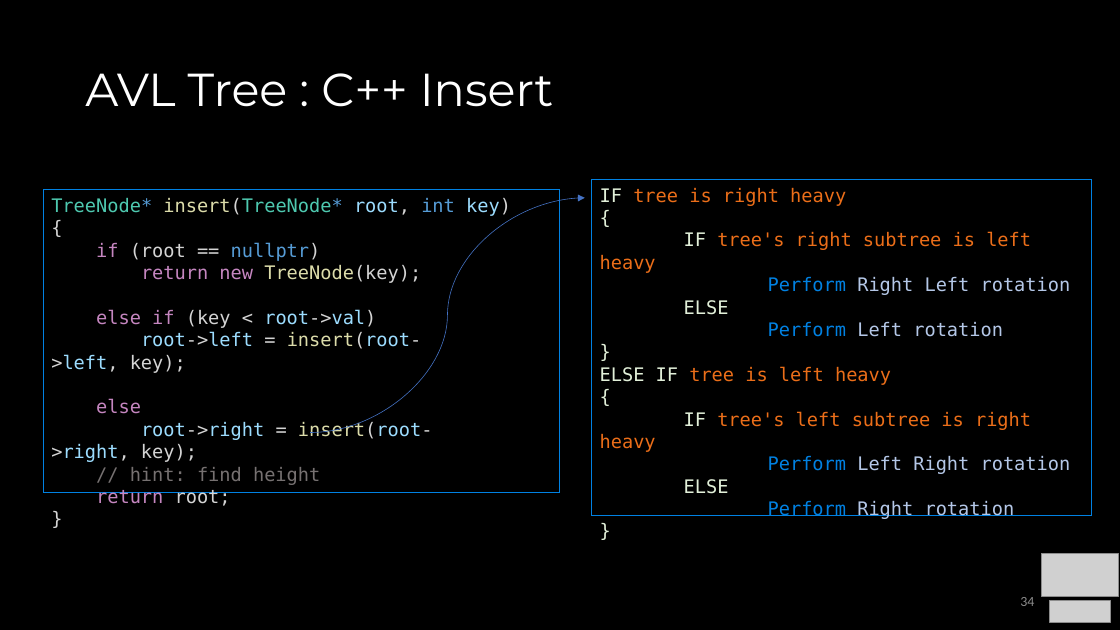
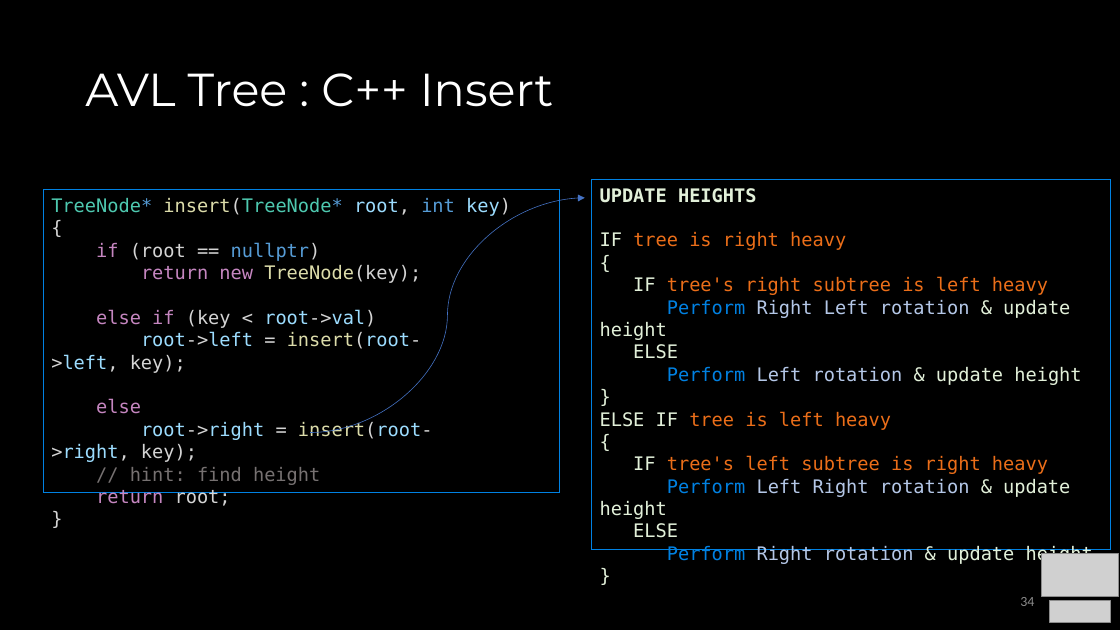
Before and after one commit to COP3530/Instructional-Content, a slide deck: slide 34 of Slides/Slides-PPT/4 - Balanced Trees.pptx. Drawn at 1120x630 pixels with LibreOffice and Linux fonts; fonts in the diff are those of the drawing; grey boxes stand for pictures. Boxes give left, top, right and bottom in pixels: in the first picture for what was removed or moved away, otherwise in the second. Text is boxed around its words. In the diff, an @@ line names an element or a change of style, - is before the commit and + after.

Commit message:
AVL tree proofs added

```diff
--- a/Slides/Slides-PPT/4 - Balanced Trees.pptx
+++ b/Slides/Slides-PPT/4 - Balanced Trees.pptx
@@ rectangle "UPDATE HEIGHTS": place and size @@
-rectangle "UPDATE HEIGHTS" at [592, 180, 1092, 517]
+rectangle "UPDATE HEIGHTS" at [592, 180, 1111, 550]
@@ text in rectangle at [600, 188, 756, 203]: paragraph added @@
+UPDATE HEIGHTS
@@ text in rectangle at [600, 299, 1070, 340]: text changed @@
-Perform Right Left rotation
+Perform Right Left rotation & update height
@@ text in rectangle at [667, 366, 1081, 385]: text changed; text colour #B4C7E7 to #E2F0D9 @@
-Perform Left rotation
+Perform Left rotation & update height
@@ text in rectangle at [600, 478, 1070, 519]: text changed @@
-Perform Left Right rotation
+Perform Left Right rotation & update height
@@ text in rectangle at [667, 545, 1093, 565]: text changed @@
-Perform Right rotation
+Perform Right rotation & update height
```
Also in this commit, not shown: 3 other slides changed, 12 slides added.
